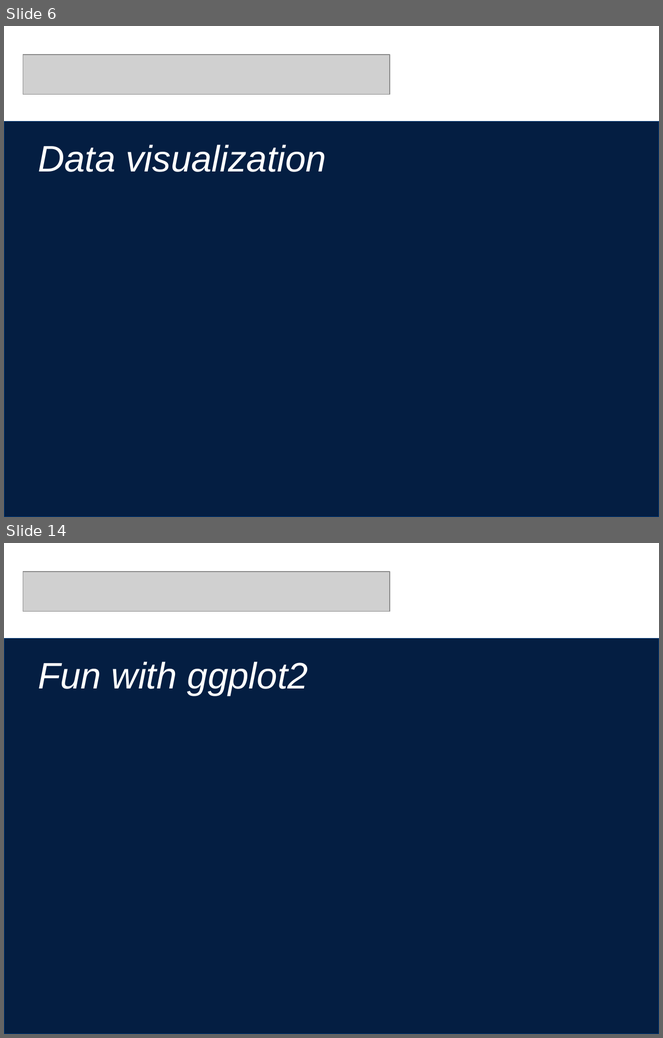
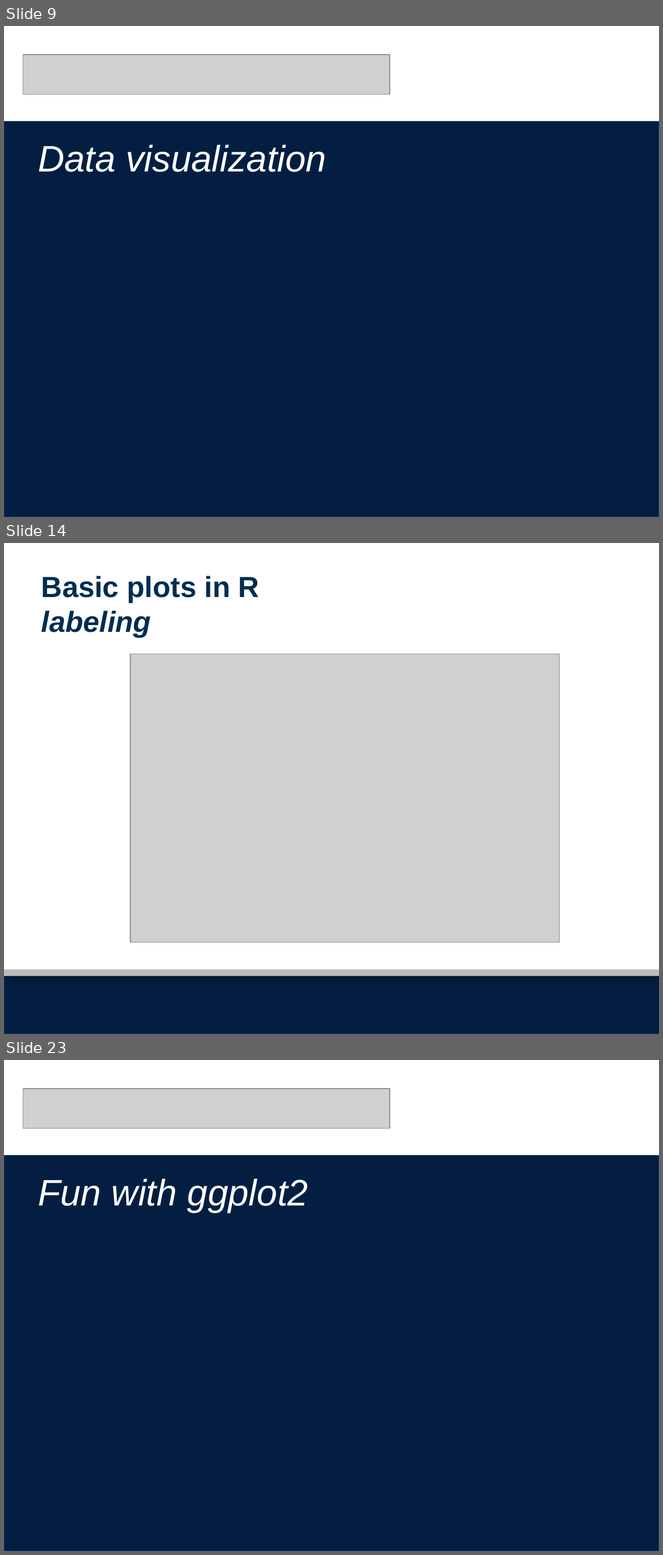
Before and after one commit to seaneff/data-science-basics-2023, a slide deck: day3/R Workshop Day 3 Slides.pptx. Shown one above the other, each under a label of ours: slides 6 and 14 before the commit, slides 9, 14 and 23 after it; the slides between them are not shown. The pictures are 663x1038 and 663x1555 pixels, drawn with LibreOffice and Linux fonts; fonts in the diff are those of the drawing; grey boxes stand for pictures; background and template pictures are left out. Boxes give left, top, right and bottom in pixels: in the first picture for what was removed or moved away, otherwise in the second. Text is boxed around its words. In the diff, an @@ line names an element or a change of style, - is before the commit and + after.

```diff
--- a/day3/R Workshop Day 3 Slides.pptx
+++ b/day3/R Workshop Day 3 Slides.pptx
@@ slide 14 added at [4, 543, 659, 1034], background #FFFFFF; not listed: 2 template elements that a slide beside it also shows @@
@@ text added at [41, 576, 259, 638], 32 pt, text #002D50, bold @@
+Basic plots in R
+labeling
@@ picture added at [130, 654, 559, 943] @@
@@ what was slide 6 is now slide 9 @@
@@ what was slide 14 is now slide 23 @@
```
Also in this commit, not shown: 5 slides changed, 22 other slides added, 6 slides removed, 20 other files.
